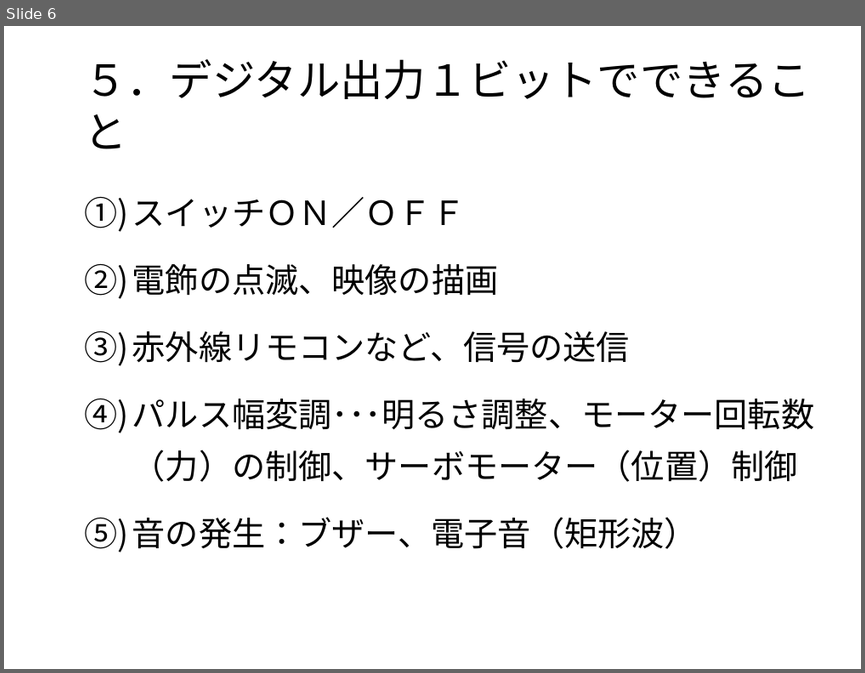
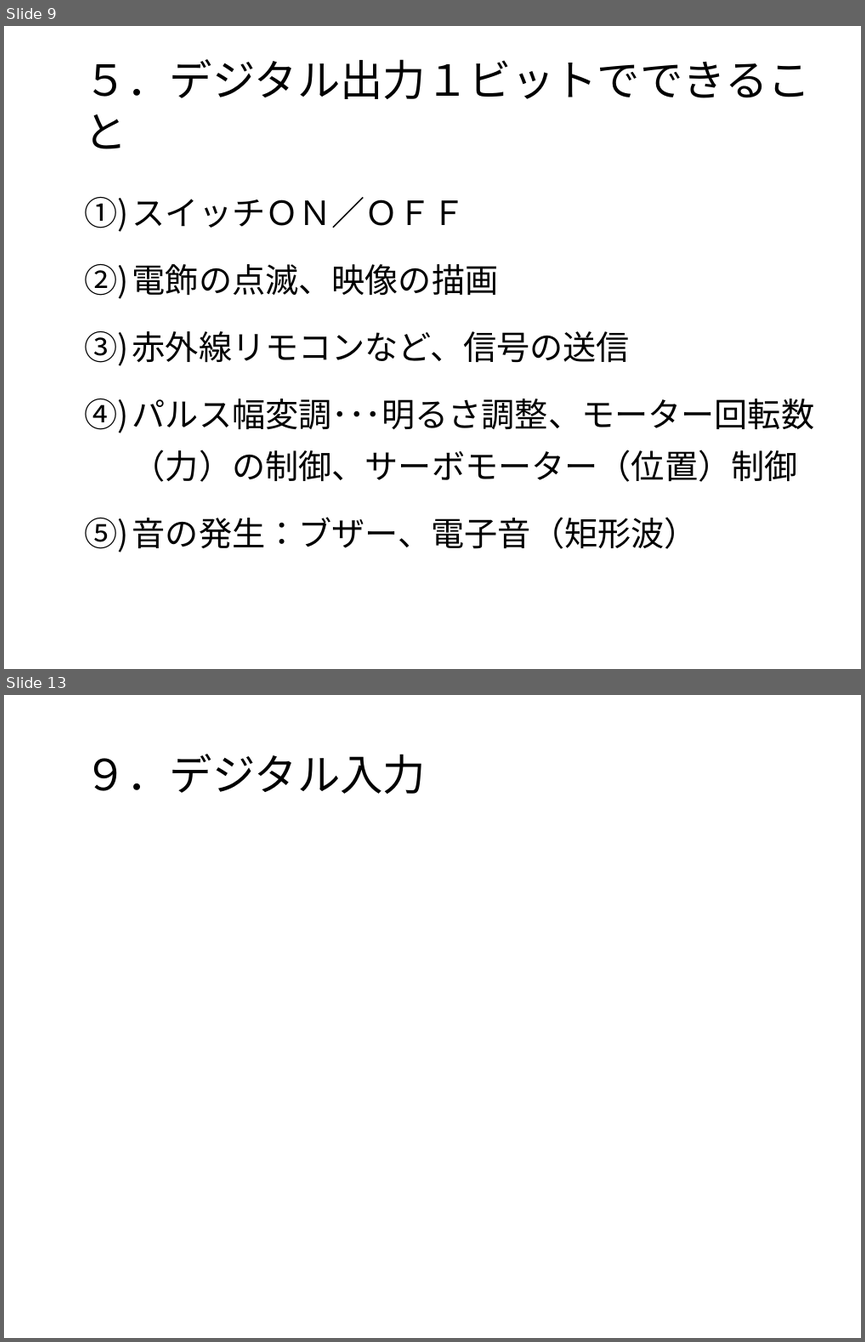
Before and after one commit to MatsK/Courses, a slide deck: CS2/Arduino入門：Arduino IDE 言語篇.pptx. Shown one above the other, each under a label of ours: slide 6 before the commit, slides 9 and 13 after it; the slides between them are not shown. The pictures are 865x673 and 865x1342 pixels, drawn with LibreOffice and Linux fonts; fonts in the diff are those of the drawing; background and template pictures are left out. Boxes give left, top, right and bottom in pixels: in the first picture for what was removed or moved away, otherwise in the second. Text is boxed around its words. In the diff, an @@ line names an element or a change of style, - is before the commit and + after.

```diff
--- a/CS2/Arduino入門：Arduino IDE 言語篇.pptx
+++ b/CS2/Arduino入門：Arduino IDE 言語篇.pptx
@@ slide 13 added at (4, 695, 861, 1338), background picture (left out) @@
@@ title added at (84, 754, 426, 794), 36 pt, text #000000 @@
+９．デジタル入力
@@ what was slide 6 is now slide 9 @@
```
Also in this commit, not shown: 6 slides changed, 6 other slides added, 2 other files.
